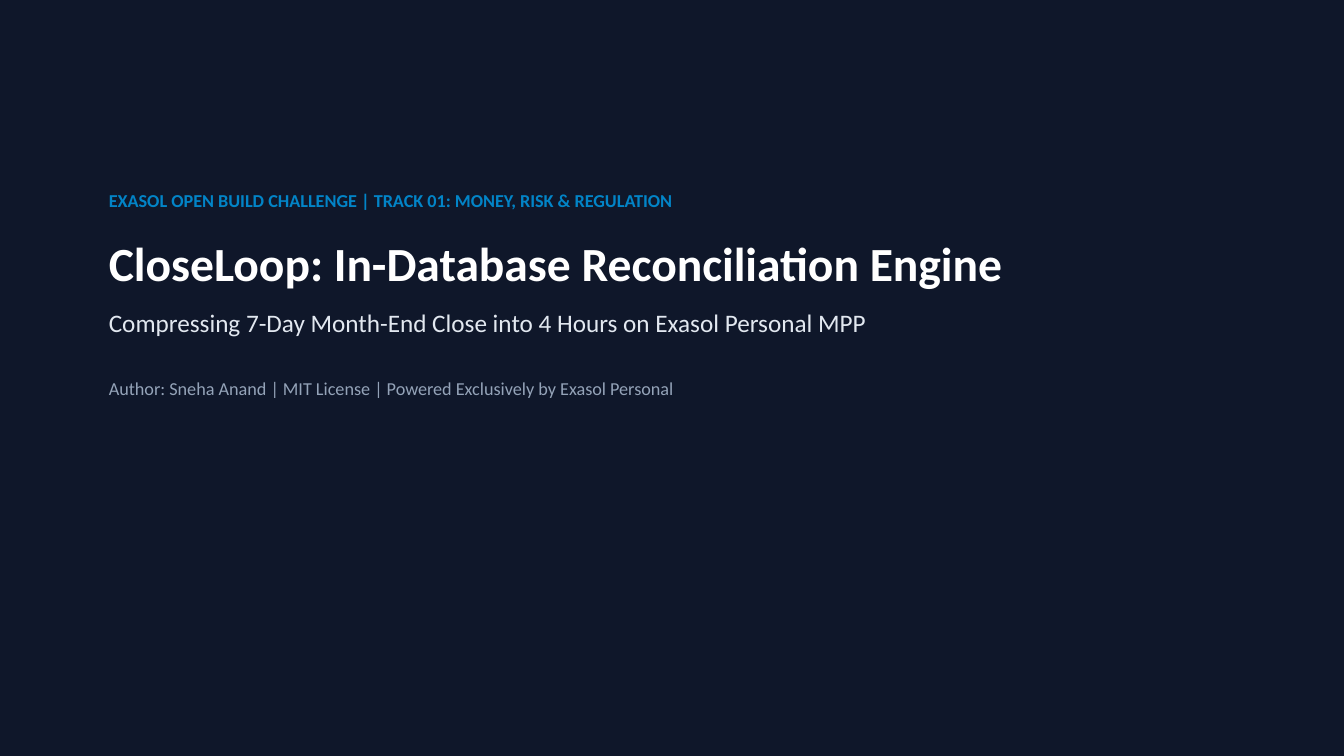
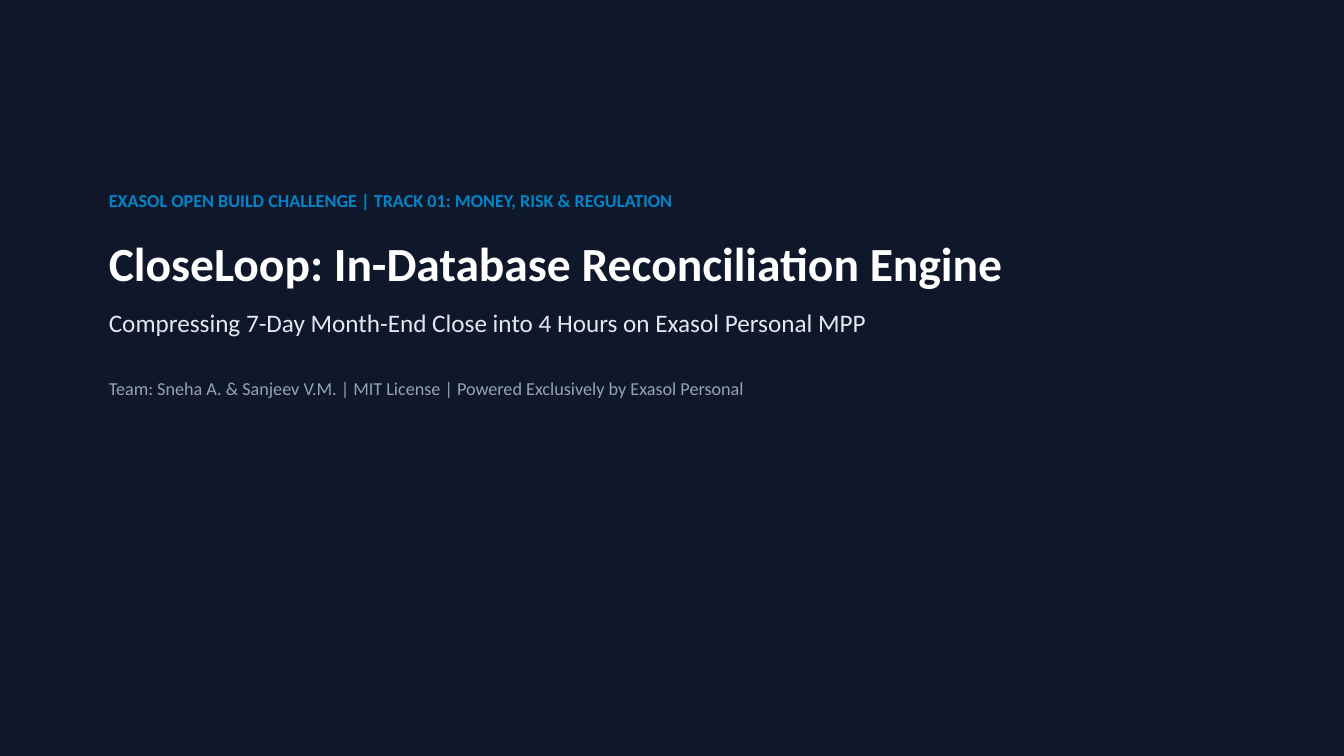
Before and after one commit to SnehaAnand21/exasol-closeloop, a slide deck: slide 1 of docs/CloseLoop_Pitch_Deck.pptx. Drawn at 1344x756 pixels with LibreOffice and Linux fonts; fonts in the diff are those of the drawing. Boxes give left, top, right and bottom in pixels: in the first picture for what was removed or moved away, otherwise in the second. Text is boxed around its words. In the diff, an @@ line names an element or a change of style, - is before the commit and + after.

Commit message:
feat(team): add team members Sneha A. and Sanjeev V.M. to license, readme, and slides

```diff
--- a/docs/CloseLoop_Pitch_Deck.pptx
+++ b/docs/CloseLoop_Pitch_Deck.pptx
@@ text at bbox=[109, 382, 743, 398]: text changed @@
-Author: Sneha Anand | MIT License | Powered Exclusively by Exasol Personal
+Team: Sneha A. & Sanjeev V.M. | MIT License | Powered Exclusively by Exasol Personal
```
Also in this commit, not shown: 1 other slide changed, 6 other files.
